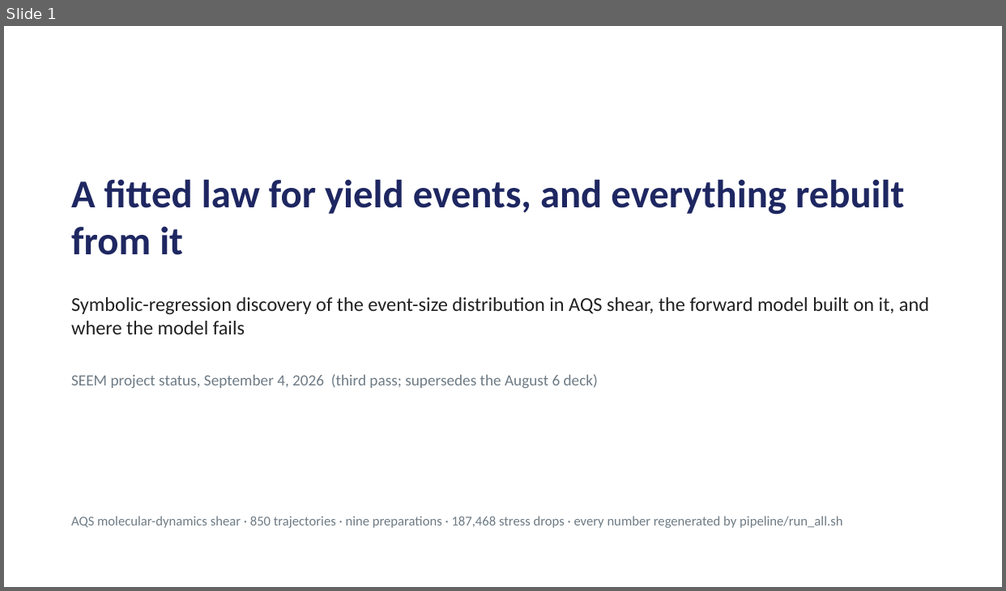
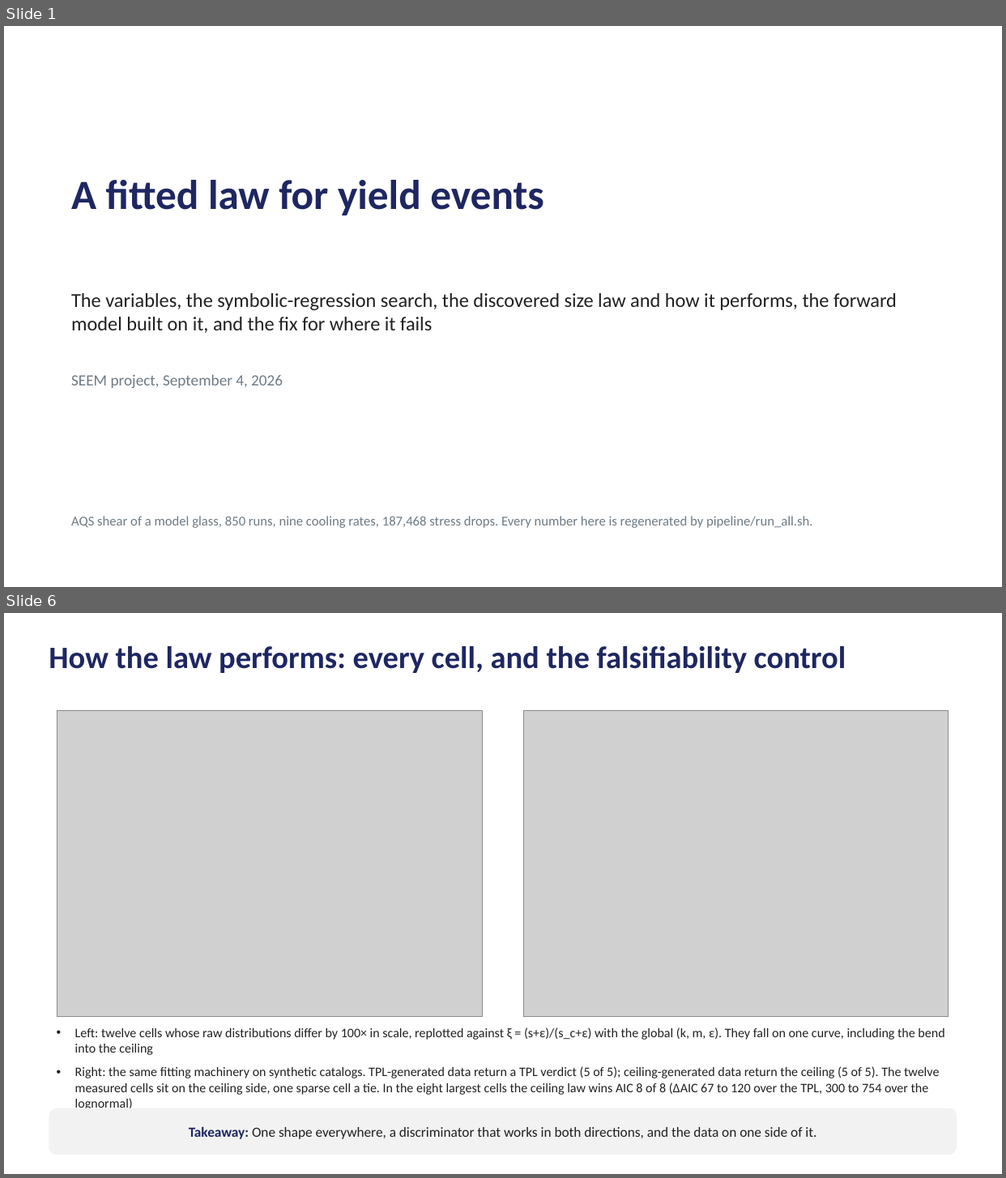
Before and after one commit to Samc73/SEEM, a slide deck: SEEM_project_deck.pptx. Shown one above the other, each under a label of ours: slide 1 before the commit, slides 1 and 6 after it; the slides between them are not shown. The pictures are 1006x591 and 1006x1178 pixels, drawn with LibreOffice and Linux fonts; fonts in the diff are those of the drawing; grey boxes stand for pictures. Boxes give left, top, right and bottom in pixels: in the first picture for what was removed or moved away, otherwise in the second. Text is boxed around its words. In the diff, an @@ line names an element or a change of style, - is before the commit and + after.

```diff
--- a/SEEM_project_deck.pptx
+++ b/SEEM_project_deck.pptx
@@ slide 6 added at [4, 613, 1002, 1174], background #FFFFFF @@
@@ text added at [49, 646, 846, 673], 30 pt, text #1E2761, bold @@
+How the law performs: every cell, and the falsifiability control
@@ picture added at [57, 710, 483, 1017] @@
@@ picture added at [523, 710, 948, 1017] @@
@@ text added at [75, 1028, 944, 1109], 12.5 pt, text #212121 @@
+• Left: twelve cells whose raw distributions differ by 100× in scale, replotted against ξ = (s+ε)/(s_c+ε) with the global (k, m, ε). They fall on one curve, including the bend into the ceiling
+• Right: the same fitting machinery on synthetic catalogs. TPL-generated data return a TPL verdict (5 of 5); ceiling-generated data return the ceiling (5 of 5). The twelve measured cells sit on the ceiling side, one sparse cell a tie. In the eight largest cells the ceiling law wins AIC 8 of 8 (ΔAIC 67 to 120 over the TPL, 300 to 754 over the lognormal)
@@ rounded rectangle added at [49, 1109, 957, 1155], fill #F2F2F2, 13.5 pt, text #212121 @@
+Takeaway: One shape everywhere, a discriminator that works in both directions, and the data on one side of it.
@@ slide 1 changed as well @@
@@ text at [71, 180, 543, 216]: text changed; size 38 to 40 pt @@
-A fitted law for yield events, and everything rebuilt from it
+A fitted law for yield events
@@ text at [71, 293, 897, 333]: text changed @@
-Symbolic-regression discovery of the event-size distribution in AQS shear, the forward model built on it, and where the model fails
+The variables, the symbolic-regression search, the discovered size law and how it performs, the forward model built on it, and the fix for where it fails
@@ text at [71, 374, 283, 388]: text changed @@
-SEEM project status, September 4, 2026 (third pass; supersedes the August 6 deck)
+SEEM project, September 4, 2026
@@ text at [71, 516, 813, 528]: text changed @@
-AQS molecular-dynamics shear · 850 trajectories · nine preparations · 187,468 stress drops · every number regenerated by pipeline/run_all.sh
+AQS shear of a model glass, 850 runs, nine cooling rates, 187,468 stress drops. Every number here is regenerated by pipeline/run_all.sh.
```
Also in this commit, not shown: 6 other slides changed, 2 other slides added, 13 slides removed, 2 other files.
